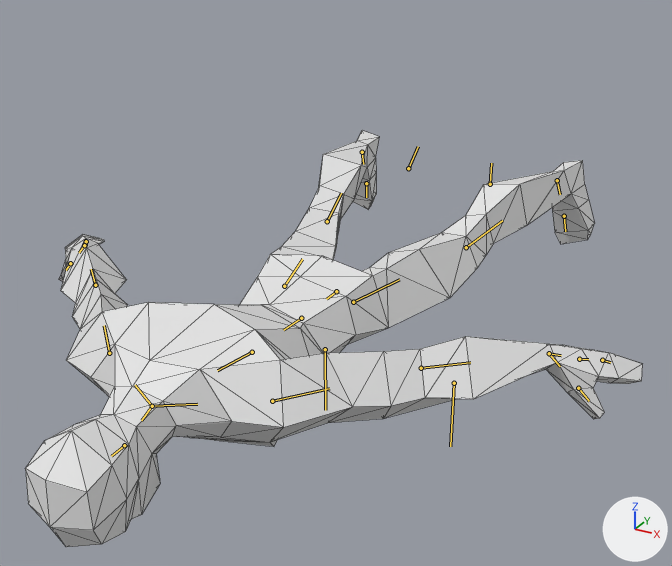
The glTF model src/images/objects/characters/basic-hero.glb as it was, and as the next commit left it.
Before and after are seen from a 50 mm lens placed at (8.9, -23.59, 7.97), pointed at (0.36, -8.06, 0.21). Every picture has the same lights, and +X, +Y and +Z are marked at lower right. The bones that bend it are drawn over the model as lines. Mesh edges are drawn as thin lines.

Objects in the first picture: 'hero-basic'.
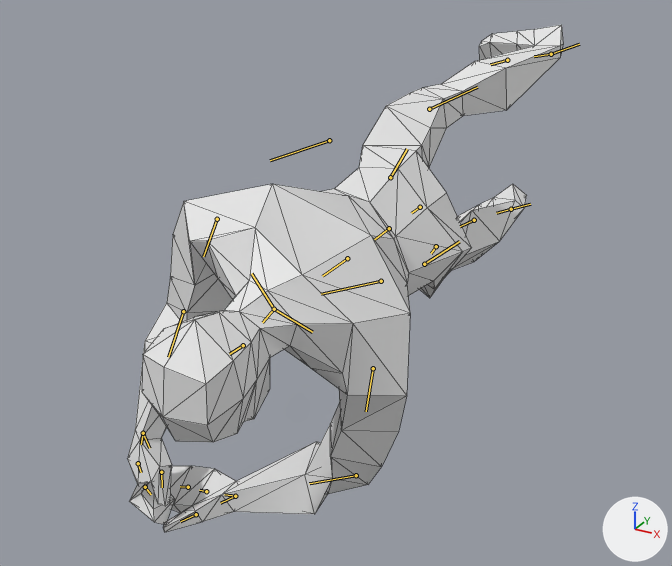
The newer file adds an action. The first version stands in its rest pose; the second is drawn at frame 13 of the action 'AimHandGun'.

Pixel boxes (x1, y1, x2, y2) of what changed, in the pictures (672 x 566 px):
'hero-basic', posed (29% narrower, 22% taller)
    before: (25, 130, 643, 547)
    after: (127, 25, 564, 532)
bone 'Root', root to tip
    before: (336, 291) to (326, 299)
    after: (420, 207) to (411, 213)
bone 'Spine1', root to tip
    before: (301, 318) to (283, 330)
    after: (389, 228) to (374, 239)
bone 'Spine2', root to tip
    before: (252, 352) to (217, 370)
    after: (347, 258) to (322, 276)
bone 'Neck', root to tip
    before: (152, 406) to (141, 420)
    after: (274, 309) to (262, 322)
bone 'UpperArm.L', root to tip
    before: (272, 401) to (329, 388)
    after: (373, 368) to (366, 411)
bone 'LowerArm.L', root to tip
    before: (421, 368) to (470, 362)
    after: (356, 475) to (309, 483)
bone 'Palm.L', root to tip
    before: (549, 353) to (561, 355)
    after: (235, 496) to (224, 494)
bone 'ThumbBase.L', root to tip
    before: (549, 353) to (560, 366)
    after: (235, 496) to (220, 503)
bone 'Sholder.R', root to tip
    before: (152, 406) to (135, 385)
    after: (274, 309) to (251, 273)
bone 'UpperArm.R', root to tip
    before: (109, 353) to (104, 325)
    after: (217, 219) to (203, 256)
bone 'LowerArm.R', root to tip
    before: (95, 285) to (91, 269)
    after: (183, 311) to (168, 357)
bone 'Palm.R', root to tip
    before: (84, 245) to (84, 245)
    after: (143, 433) to (141, 444)
bone 'FingersBase.R', root to tip
    before: (85, 244) to (85, 243)
    after: (138, 463) to (141, 472)
bone 'FingersTip.R', root to tip
    before: (86, 241) to (85, 241)
    after: (145, 487) to (151, 494)
bone 'ThumbBase.R', root to tip
    before: (84, 245) to (79, 252)
    after: (143, 433) to (149, 448)
bone 'ThumbTip.R', root to tip
    before: (70, 263) to (66, 270)
    after: (161, 472) to (162, 487)
bone 'UpperLeg.L', root to tip
    before: (353, 302) to (399, 279)
    after: (436, 246) to (431, 253)
bone 'LowerLeg.L', root to tip
    before: (466, 247) to (502, 220)
    after: (424, 264) to (459, 241)
bone 'FootBase.L', root to tip
    before: (557, 180) to (560, 194)
    after: (511, 209) to (496, 213)
bone 'UpperLeg.R', root to tip
    before: (284, 286) to (302, 259)
    after: (390, 177) to (407, 149)
bone 'LowerLeg.R', root to tip
    before: (327, 221) to (341, 193)
    after: (429, 109) to (477, 87)
bone 'FootBase.R', root to tip
    before: (362, 152) to (363, 164)
    after: (551, 54) to (534, 56)

The change in detail:
Bone 'Root' (bone_root) moves from (0.0, 0.0, 0.0) to (0.56, -0.35, -0.71).
Bone 'Root' (bone_root) turns from (0, 0, 0) to (0, -51, 0) degrees about its own x, y and z.
Bone 'Spine1' (bone_spine1) turns from (0, 0, 0) to (0, -14, 0) degrees about its own x, y and z.
Bone 'Spine2' (bone_spine2) turns from (0, 0, 0) to (0, 18, 2) degrees about its own x, y and z.
Bone 'Neck' (bone_neck) turns from (0, 0, 0) to (-2, 40, -14) degrees about its own x, y and z.
Bone 'UpperArm.L' (bone_upperarm_l) turns from (0, 0, 0) to (60, 8, 48) degrees about its own x, y and z.
Bone 'LowerArm.L' (bone_lowerarm_l) turns from (0, 0, 0) to (80, -46, -27) degrees about its own x, y and z.
Bone 'Palm.L' (bone_palm_l) turns from (0, 0, 0) to (-29, -27, -2) degrees about its own x, y and z.
Bone 'ThumbBase.L' (bone_thumbbase_l) turns from (0, 0, 0) to (-35, -13, -10) degrees about its own x, y and z.
Bone 'Sholder.R' (bone_sholder_r) turns from (0, 0, 0) to (15, -3, -7) degrees about its own x, y and z.
Bone 'UpperArm.R' (bone_upperarm_r) turns from (0, 0, 0) to (97, -9, -46) degrees about its own x, y and z.
Bone 'LowerArm.R' (bone_lowerarm_r) turns from (0, 0, 0) to (12, 9, -48) degrees about its own x, y and z.
Bone 'Palm.R' (bone_palm_r) turns from (0, 0, 0) to (-21, -11, 32) degrees about its own x, y and z.
Bone 'FingersBase.R' (bone_fingersbase_r) turns from (0, 0, 0) to (31, 17, 1) degrees about its own x, y and z.
Bone 'FingersTip.R' (bone_fingerstip_r) turns from (0, 0, 0) to (37, 26, -1) degrees about its own x, y and z.
Bone 'ThumbBase.R' (bone_thumbbase_r) turns from (0, 0, 0) to (7, 2, 23) degrees about its own x, y and z.
Bone 'ThumbTip.R' (bone_thumbtip_r) turns from (0, 0, 0) to (-21, -10, 43) degrees about its own x, y and z.
Bone 'UpperLeg.L' (bone_upperleg_l) turns from (0, 0, 0) to (39, 1, -7) degrees about its own x, y and z.
Bone 'LowerLeg.L' (bone_lowerleg_l) turns from (0, 0, 0) to (-41, -2, -4) degrees about its own x, y and z.
Bone 'FootBase.L' (bone_footbase_l) turns from (0, 0, 0) to (20, -14, -16) degrees about its own x, y and z.
Bone 'UpperLeg.R' (bone_upperleg_r) turns from (0, 0, 0) to (6, 24, 4) degrees about its own x, y and z.
Bone 'LowerLeg.R' (bone_lowerleg_r) turns from (0, 0, 0) to (-30, 1, 3) degrees about its own x, y and z.
Bone 'FootBase.R' (bone_footbase_r) turns from (0, 0, 0) to (38, -21, -14) degrees about its own x, y and z.
